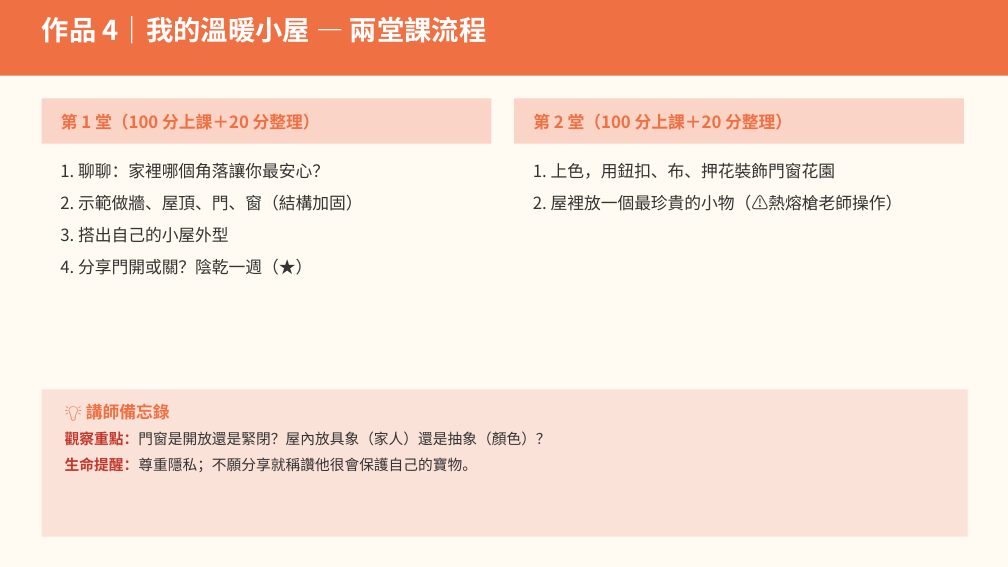
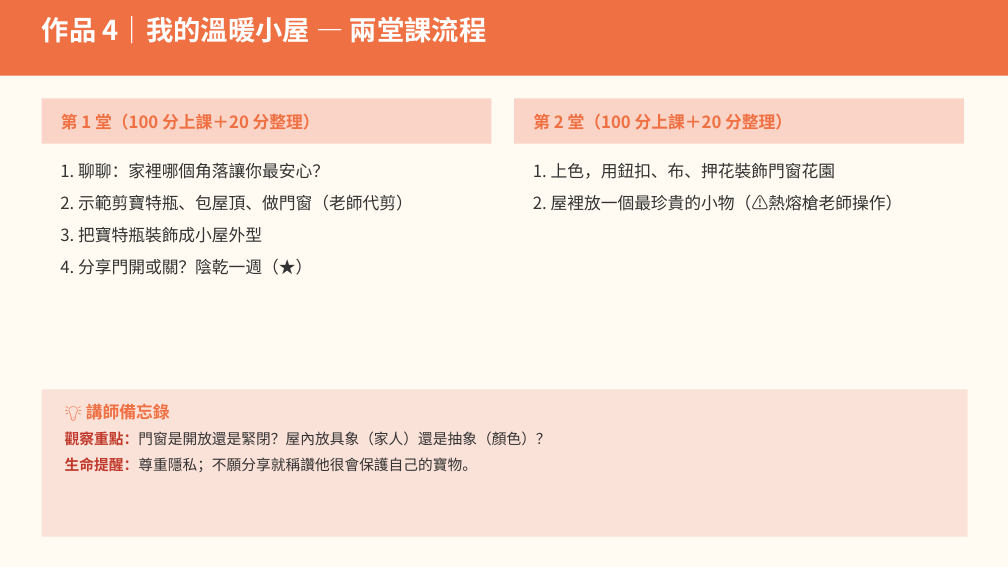
Before and after one commit to serina168/mandala-beginner, a slide deck: slide 15 of 16週兒童藝術生命教育課程_上課簡報.pptx. Drawn at 1008x567 pixels with LibreOffice and Linux fonts; fonts in the diff are those of the drawing. Boxes give left, top, right and bottom in pixels: in the first picture for what was removed or moved away, otherwise in the second. Text is boxed around its words. In the diff, an @@ line names an element or a change of style, - is before the commit and + after.

```diff
--- a/16週兒童藝術生命教育課程_上課簡報.pptx
+++ b/16週兒童藝術生命教育課程_上課簡報.pptx
@@ text at bbox=[60, 195, 413, 243]: text changed @@
-2. 示範做牆、屋頂、門、窗（結構加固）
-3. 搭出自己的小屋外型
+2. 示範剪寶特瓶、包屋頂、做門窗（老師代剪）
+3. 把寶特瓶裝飾成小屋外型
```
Also in this commit, not shown: 1 other slide changed, 6 other files.
